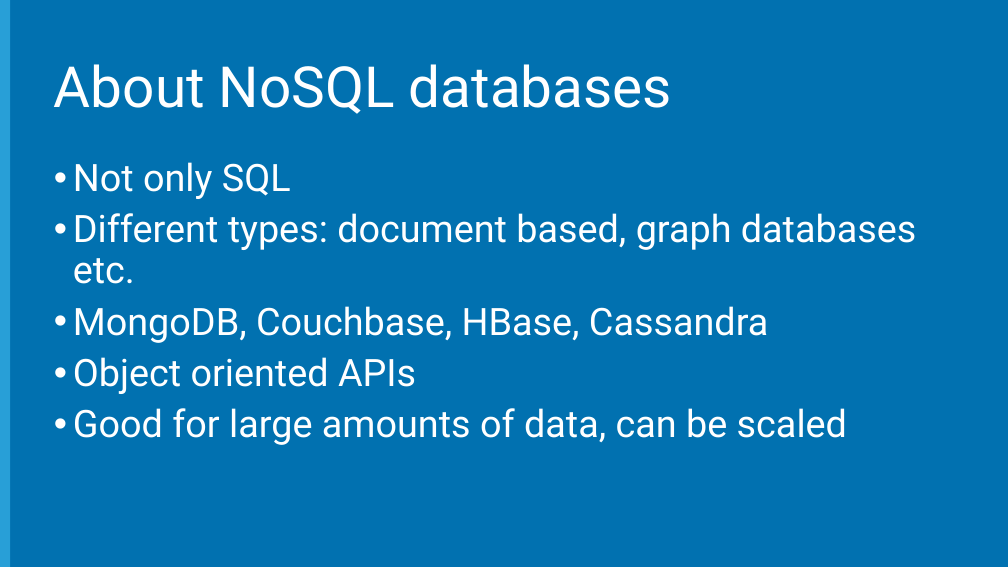
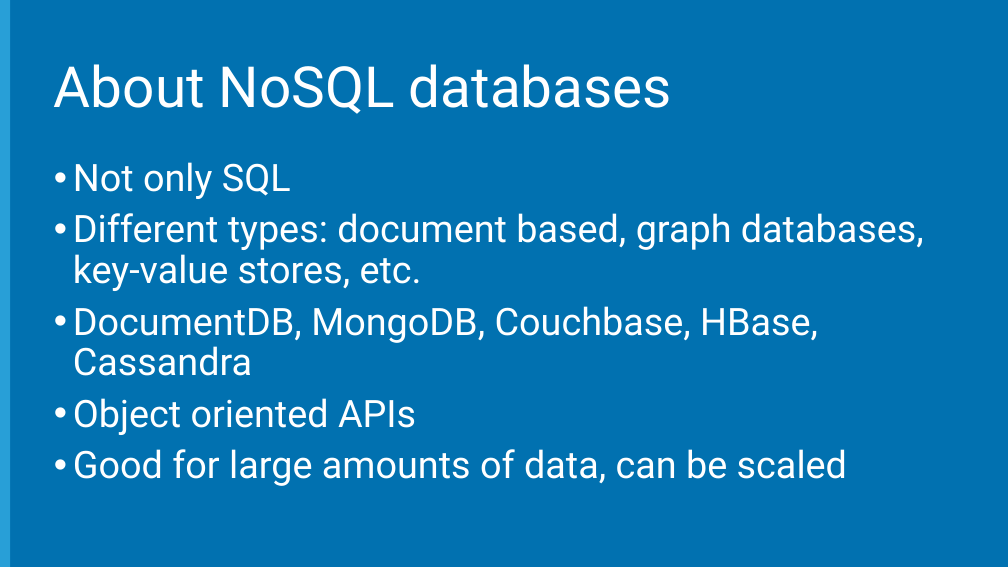
Before and after one commit to Microsoft-Web/NodeCamp, a slide deck: slide 10 of Presentation/BuildingTheBackend/BuildingTheBackend.pptx. Drawn at 1008x567 pixels with LibreOffice and Linux fonts; fonts in the diff are those of the drawing; background and template pictures are left out. Boxes give left, top, right and bottom in pixels: in the first picture for what was removed or moved away, otherwise in the second. Text is boxed around its words. In the diff, an @@ line names an element or a change of style, - is before the commit and + after.

```diff
--- a/Presentation/BuildingTheBackend/BuildingTheBackend.pptx
+++ b/Presentation/BuildingTheBackend/BuildingTheBackend.pptx
@@ text at bbox=[73, 213, 924, 376]: text changed @@
-• Different types: document based, graph databases etc.
-• MongoDB, Couchbase, HBase, Cassandra
+• Different types: document based, graph databases, key-value stores, etc.
+• DocumentDB, MongoDB, Couchbase, HBase, Cassandra
```
Also in this commit, not shown: 6 other slides changed, 1 slide added, 1 slide removed, 6 other files.
